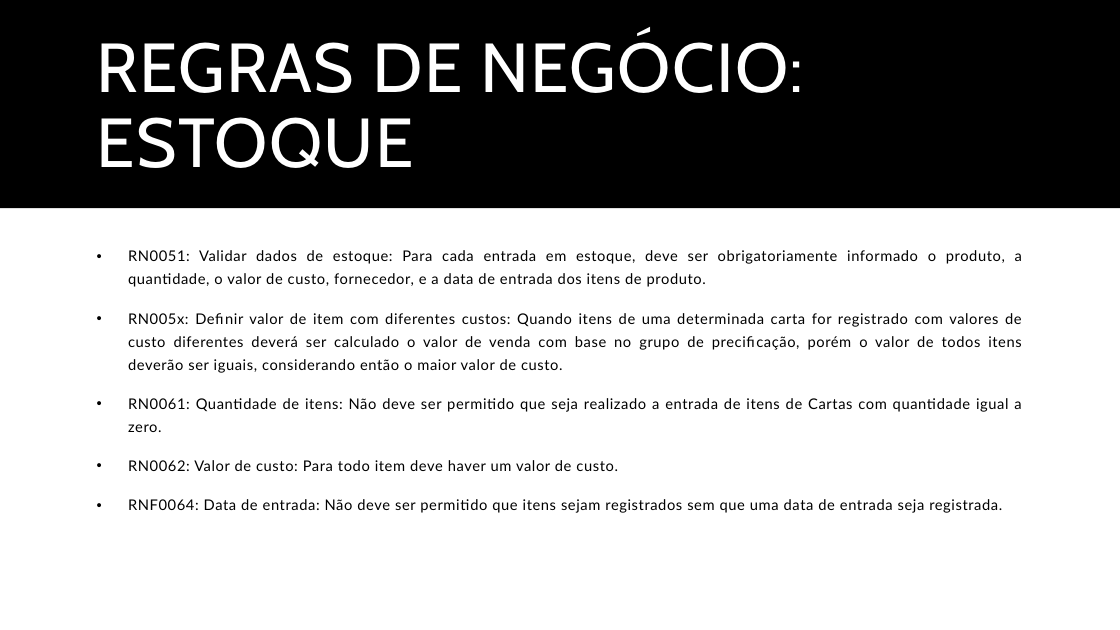
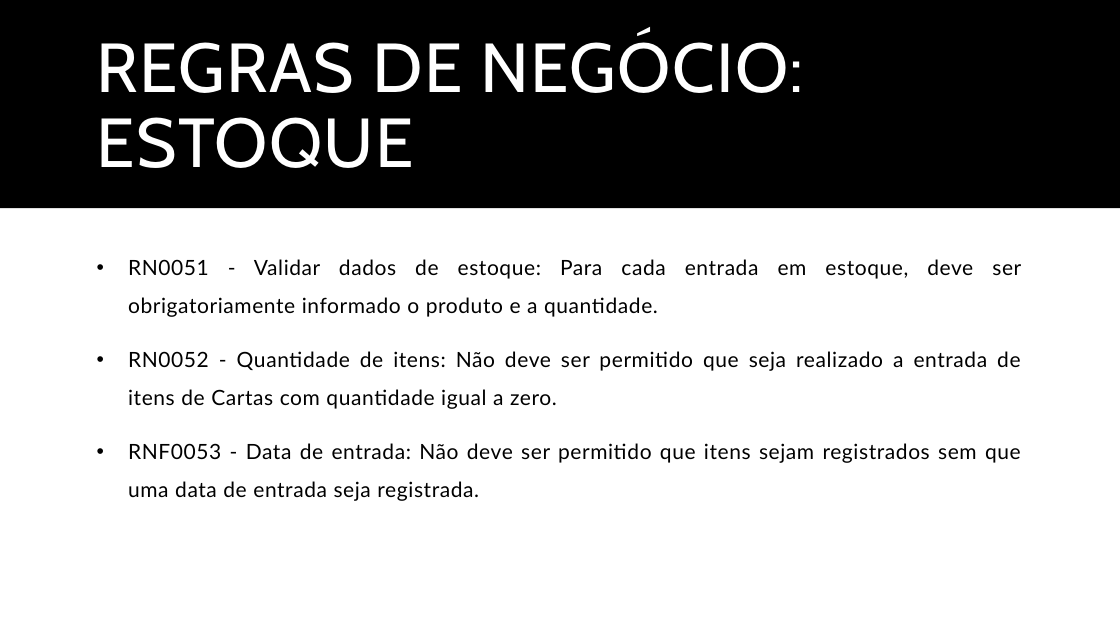
Before and after one commit to BrenoXDMoon/ProjetoLes, a slide deck: slide 22 of Documentos/Trabalho de Lab.pptx. Drawn at 1120x630 pixels with LibreOffice and Linux fonts; fonts in the diff are those of the drawing. Boxes give left, top, right and bottom in pixels: in the first picture for what was removed or moved away, otherwise in the second. Text is boxed around its words. In the diff, an @@ line names an element or a change of style, - is before the commit and + after.

```diff
--- a/Documentos/Trabalho de Lab.pptx
+++ b/Documentos/Trabalho de Lab.pptx
@@ text at (128, 259, 1021, 501): text changed; size 12.6 to 18 pt @@
-• RN0051: Validar dados de estoque: Para cada entrada em estoque, deve ser obrigatoriamente informado o produto, a quantidade, o valor de custo, fornecedor, e a data de entrada dos itens de produto.
-• RN005x: Definir valor de item com diferentes custos: Quando itens de uma determinada carta for registrado com valores de custo diferentes deverá ser calculado o valor de venda com base no grupo de precificação, porém o valor de todos itens deverão ser iguais, considerando então o maior valor de custo.
-• RN0061: Quantidade de itens: Não deve ser permitido que seja realizado a entrada de itens de Cartas com quantidade igual a zero.
-• RN0062: Valor de custo: Para todo item deve haver um valor de custo.
-• RNF0064: Data de entrada: Não deve ser permitido que itens sejam registrados sem que uma data de entrada seja registrada.
+• RN0051 - Validar dados de estoque: Para cada entrada em estoque, deve ser obrigatoriamente informado o produto e a quantidade.
+• RN0052 - Quantidade de itens: Não deve ser permitido que seja realizado a entrada de itens de Cartas com quantidade igual a zero.
+• RNF0053 - Data de entrada: Não deve ser permitido que itens sejam registrados sem que uma data de entrada seja registrada.
```
Also in this commit, not shown: 12 other slides changed, 7 slides added, 1 slide removed, 23 other files.
